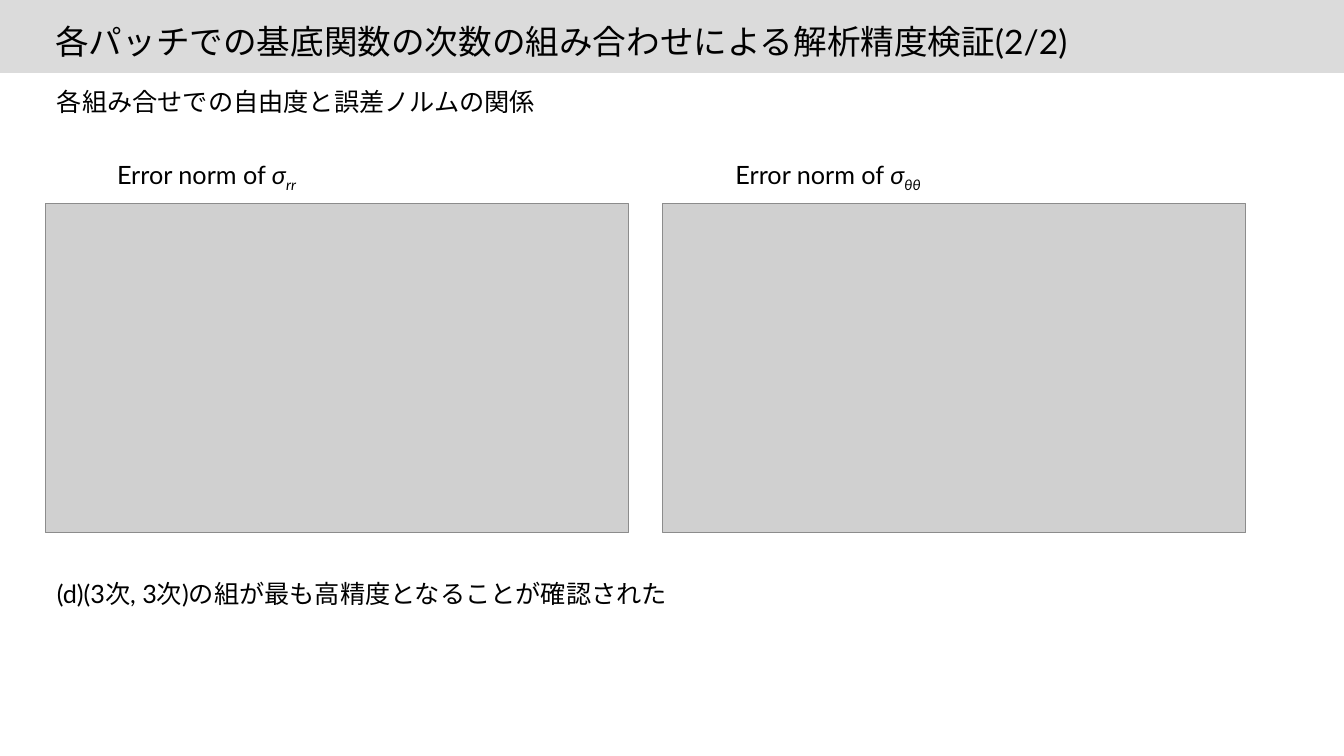
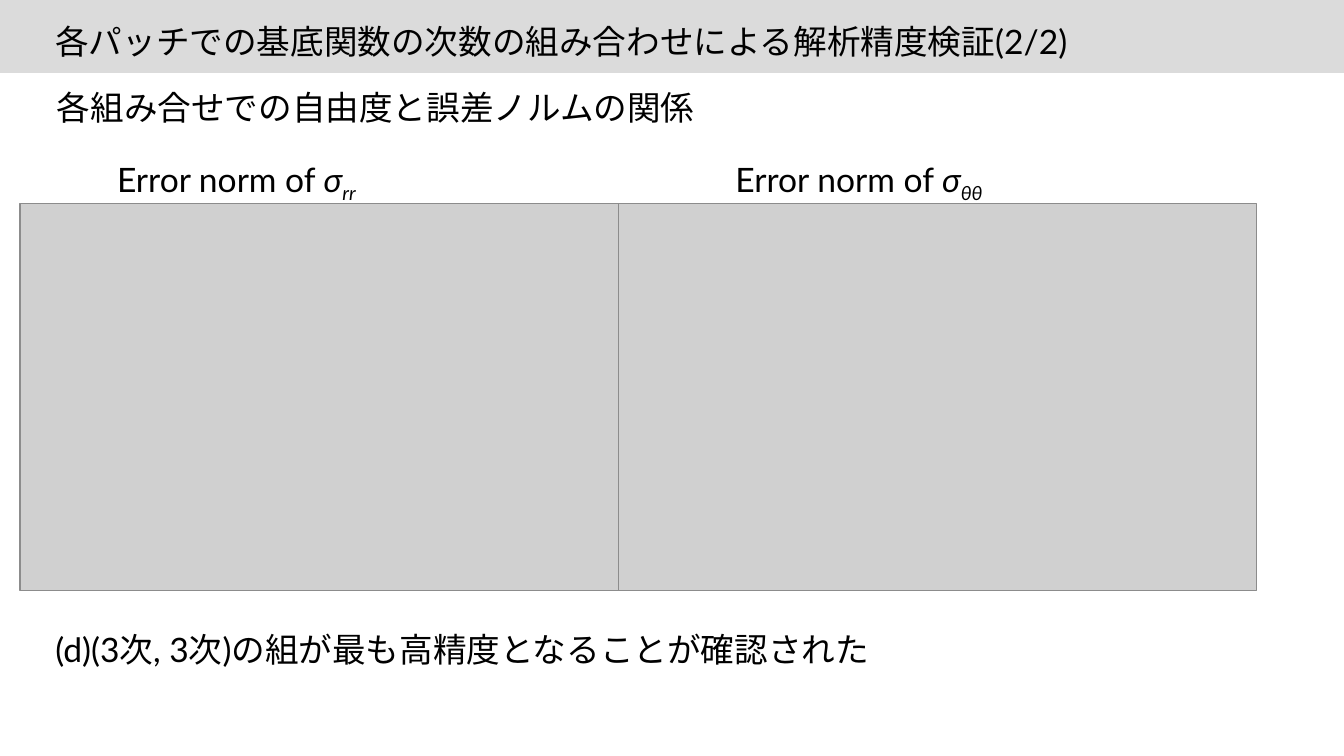
Before and after one commit to JoTsuchi22/lab_share, a slide deck: slide 13 of 卒論発表/最終版/20220208_卒業発表_土山雄飛.pptx. Drawn at 1344x756 pixels with LibreOffice and Linux fonts; fonts in the diff are those of the drawing; grey boxes stand for pictures. Boxes give left, top, right and bottom in pixels: in the first picture for what was removed or moved away, otherwise in the second. Text is boxed around its words. In the diff, an @@ line names an element or a change of style, - is before the commit and + after.

```diff
--- a/卒論発表/最終版/20220208_卒業発表_土山雄飛.pptx
+++ b/卒論発表/最終版/20220208_卒業発表_土山雄飛.pptx
@@ picture: place and size @@
-picture at box(45, 204, 629, 533)
+picture at box(20, 204, 658, 591)
@@ picture: place and size @@
-picture at box(662, 204, 1246, 533)
+picture at box(619, 204, 1257, 591)
@@ size 18 to 24 pt in 4 elements at box(735, 167, 934, 193), box(117, 167, 315, 193), box(57, 91, 695, 123), box(55, 633, 869, 667) @@
@@ text "(d)(3次, 3次)の組が最も高精度となることが確認された": place and size @@
-text "(d)(3次, 3次)の組が最も高精度となることが確認された" at box(57, 581, 667, 607)
+text "(d)(3次, 3次)の組が最も高精度となることが確認された" at box(55, 633, 869, 667)
```
Also in this commit, not shown: 17 other slides changed, 13 other files.
